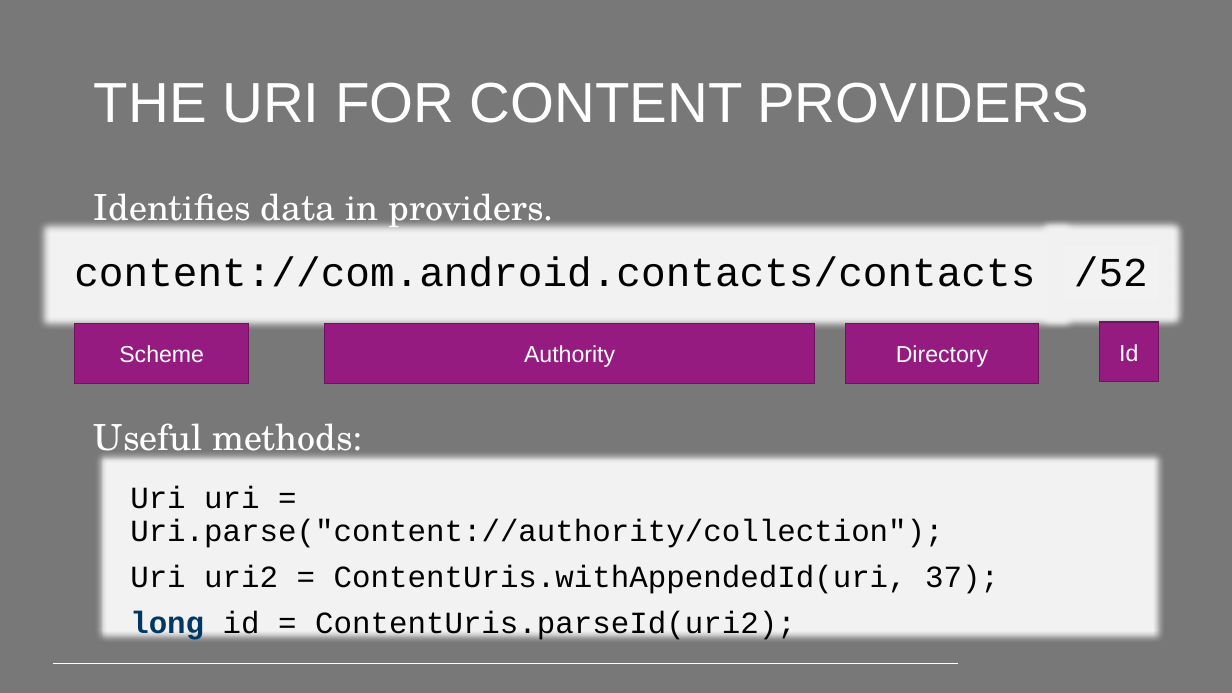
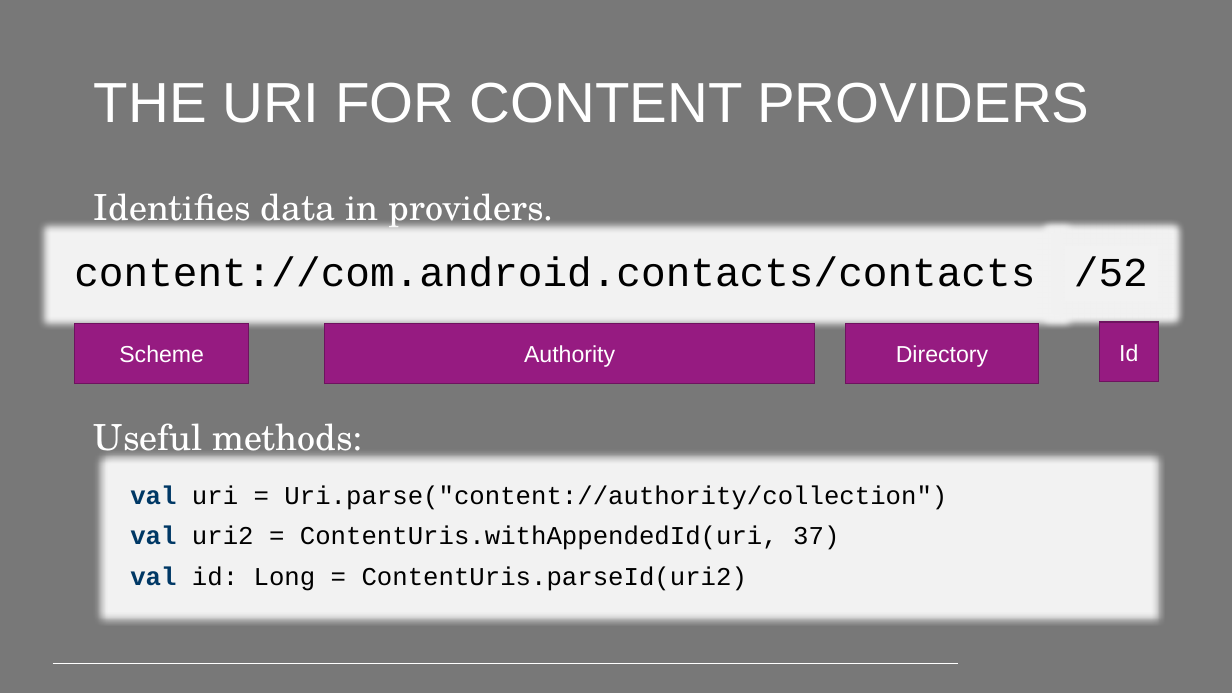
Before and after one commit to PeppeL-G/course-material, a slide deck: slide 7 of src/lectures/android-content-providers/android-content-providers.pptx. Drawn at 1232x693 pixels with LibreOffice and Linux fonts; fonts in the diff are those of the drawing; background and template pictures are left out. Boxes give left, top, right and bottom in pixels: in the first picture for what was removed or moved away, otherwise in the second. Text is boxed around its words. In the diff, an @@ line names an element or a change of style, - is before the commit and + after.

```diff
--- a/src/lectures/android-content-providers/android-content-providers.pptx
+++ b/src/lectures/android-content-providers/android-content-providers.pptx
@@ text at <box>130,485,947,591</box>: text changed; size 24 to 20 pt @@
-Uri uri = Uri.parse("content://authority/collection");
-Uri uri2 = ContentUris.withAppendedId(uri, 37);
-long id = ContentUris.parseId(uri2);
+val uri = Uri.parse("content://authority/collection")
+val uri2 = ContentUris.withAppendedId(uri, 37)
+val id: Long = ContentUris.parseId(uri2)
```
Also in this commit, not shown: 15 other slides changed, 9 other files.
